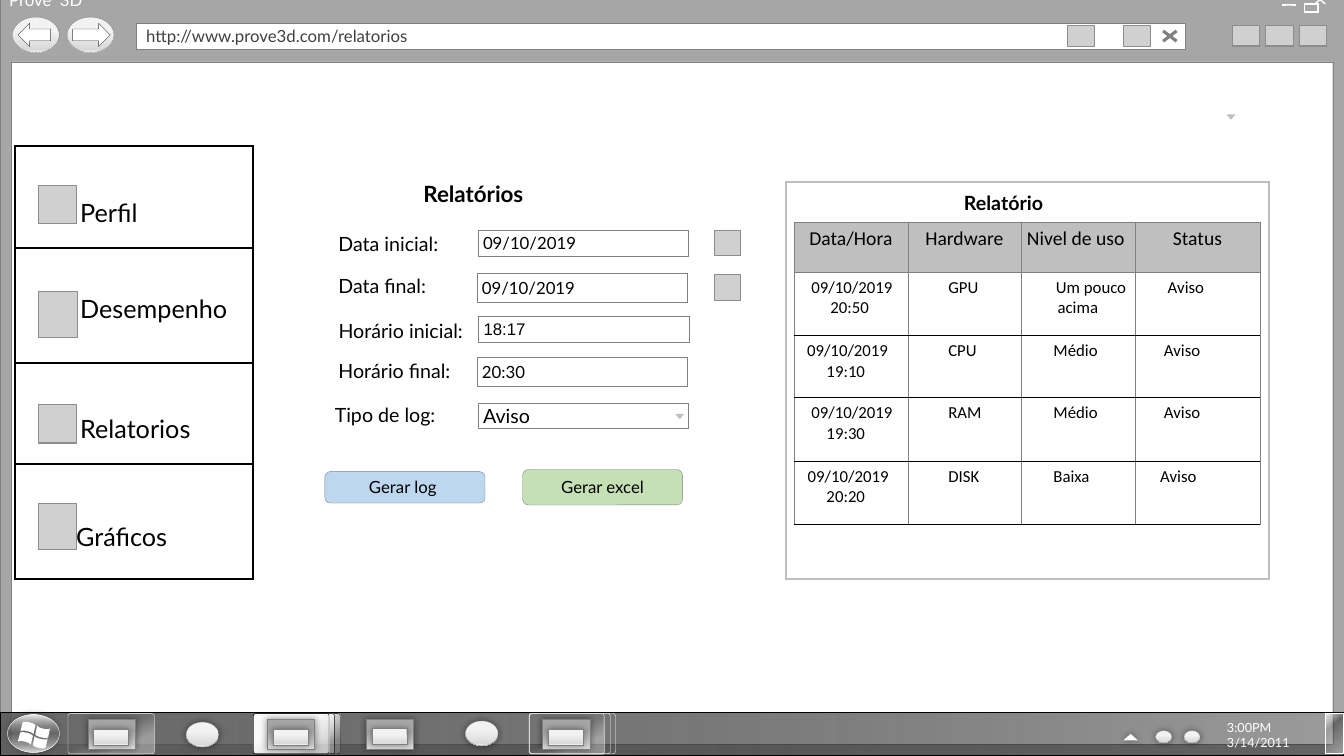
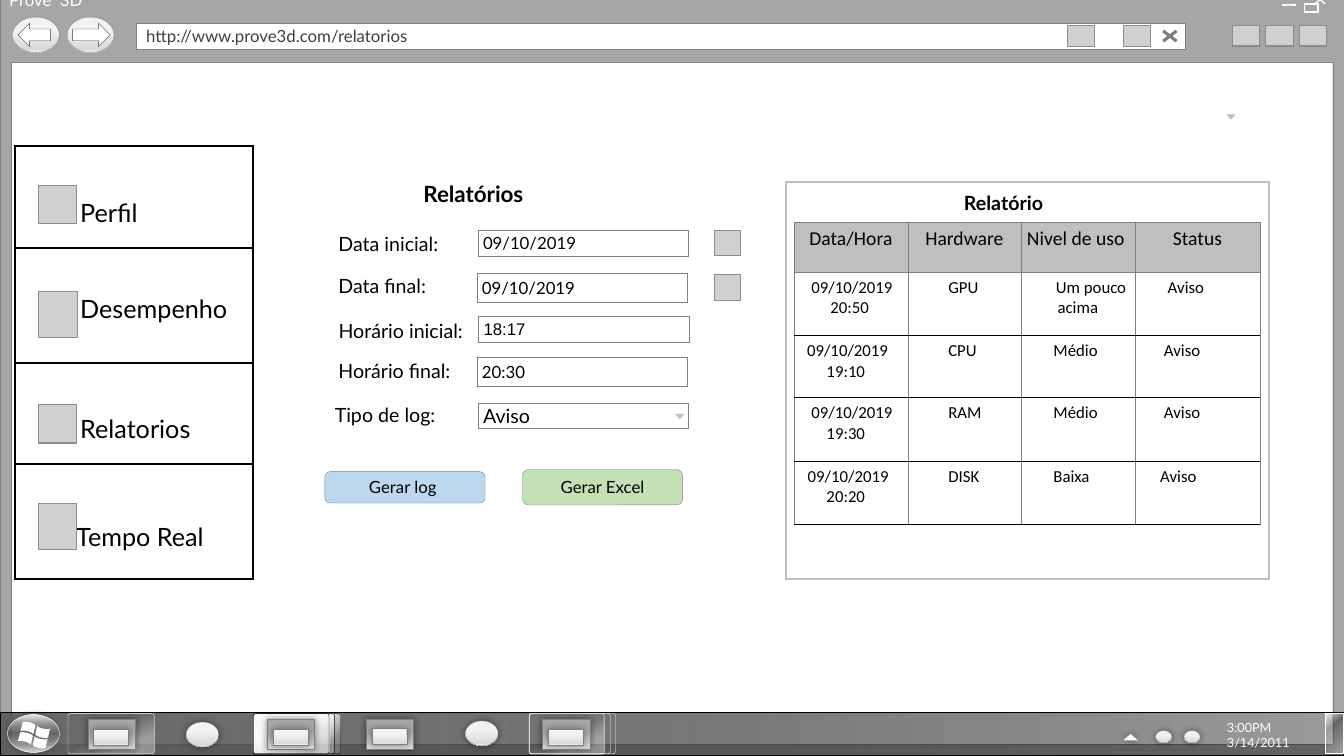
Before and after one commit to 1506kidrauhl/Prove3D, a slide deck: slide 15 of Documentação/MockupDeTelas/Mockup.pptx. Drawn at 1344x756 pixels with LibreOffice and Linux fonts; fonts in the diff are those of the drawing; grey boxes stand for pictures; background and template pictures are left out. Boxes give left, top, right and bottom in pixels: in the first picture for what was removed or moved away, otherwise in the second. Text is boxed around its words. In the diff, an @@ line names an element or a change of style, - is before the commit and + after.

```diff
--- a/Documentação/MockupDeTelas/Mockup.pptx
+++ b/Documentação/MockupDeTelas/Mockup.pptx
@@ text in rounded rectangle at <box>561,480,644,493</box>: text changed @@
-Gerar excel
+Gerar Excel
@@ text in rectangle at <box>76,525,204,551</box>: text changed @@
-Gráficos
+Tempo Real
```
Also in this commit, not shown: 4 other slides changed, 9 other files.
